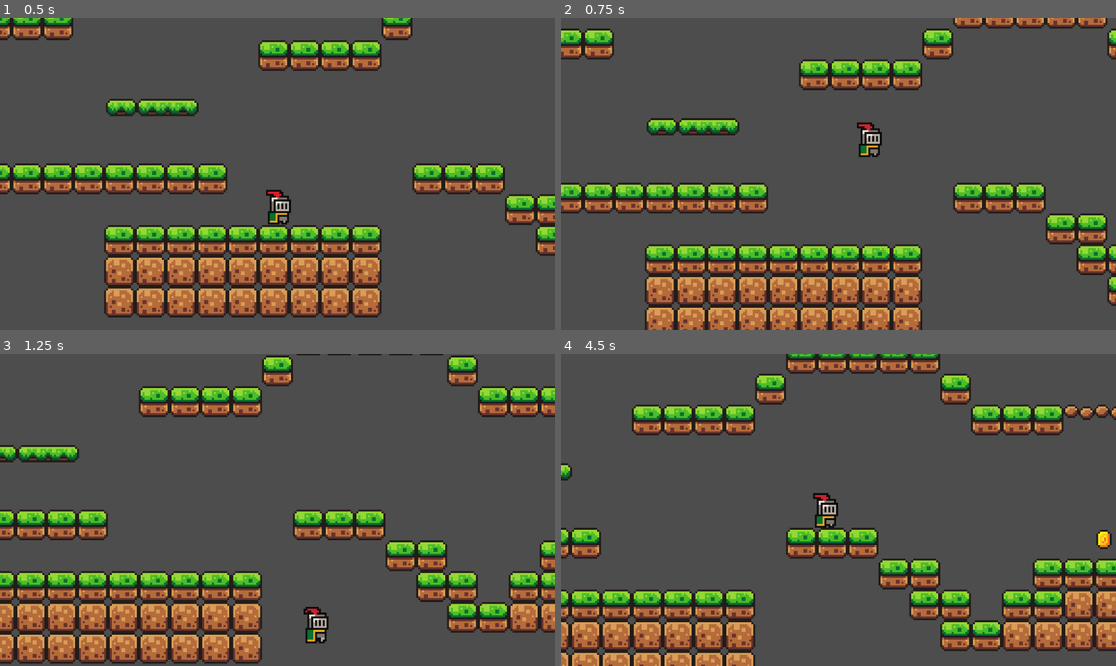
Above: before the commit, frames 1-4 (two rows, left to right).
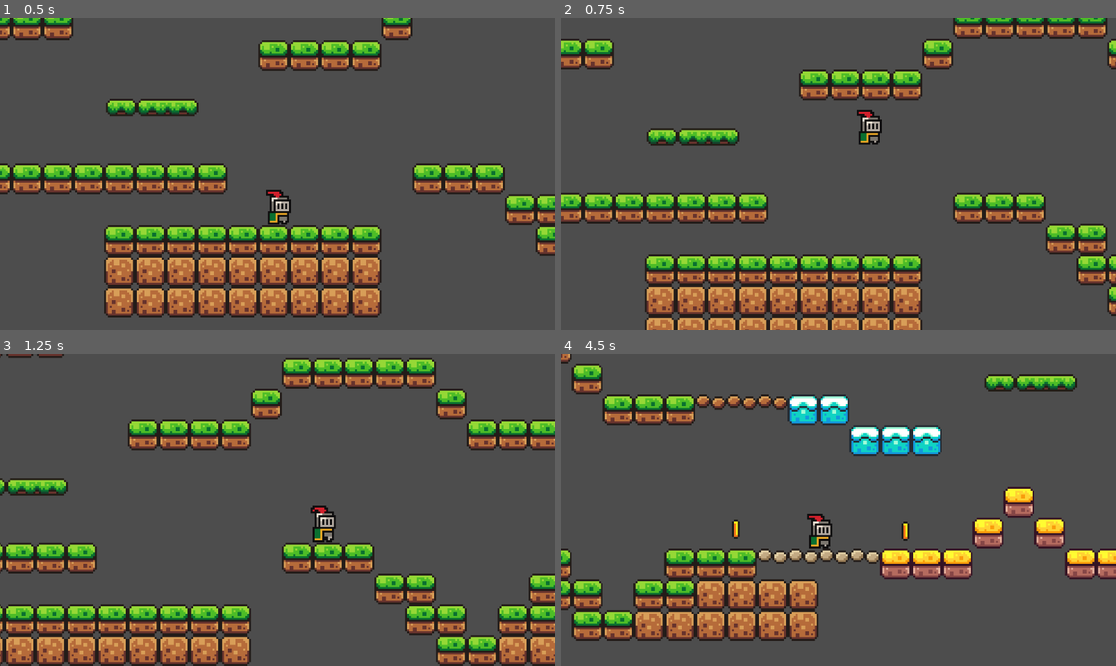
Above: after the commit, the same moments.

Repository: imyungsung31/GodotTest
Game: Godot game, scene res://Scenes/game.tscn
The game is run twice, just before and just after one commit, with the same random seed, the same clock (stepped at 60 frames per second) and the same inputs.
Inputs:
- Up to frame 1 (0.5 s): no input
- Up to frame 2 (0.75 s): tap Enter (ui_accept) at 0.5 s; hold Right (ui_right) from 0.53 s (still down)
- Up to frame 3 (1.25 s): keep holding Right (ui_right); tap Enter (ui_accept) at 0.77 s
- Up to frame 4 (4.5 s): tap Enter (ui_accept) at 1.52, 3.02, 3.77 s; release Right (ui_right) at 2.03 s; hold Left (ui_left) 2.03-2.78 s; hold Right (ui_right) 2.78-4.28 s; hold Left (ui_left) from 4.28 s (still down)

Frame 1 is identical in both runs. In frame 2, 27% of the frame differs, in the area x 0-100%, y 0-100%; in frame 3, 40%; in frame 4, 39%.

Commit message:
Update player.gd

Diff:
--- a/Scripts/player.gd
+++ b/Scripts/player.gd
@@ -2,7 +2,9 @@
 
 
 const SPEED = 130.0
-const JUMP_VELOCITY = -300.0
+const JUMP_VELOCITY = -350.0
+
+
 
 
 
